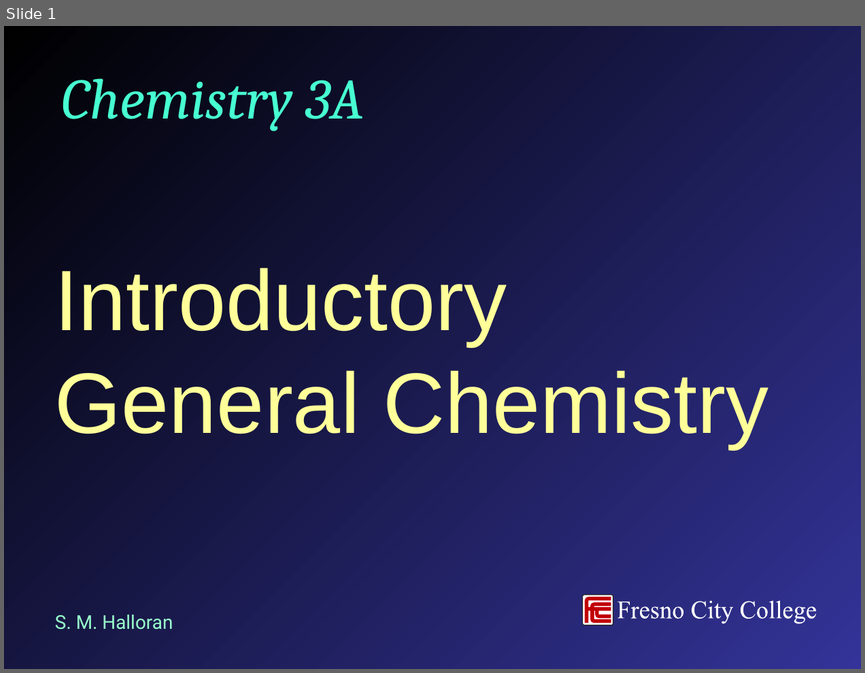
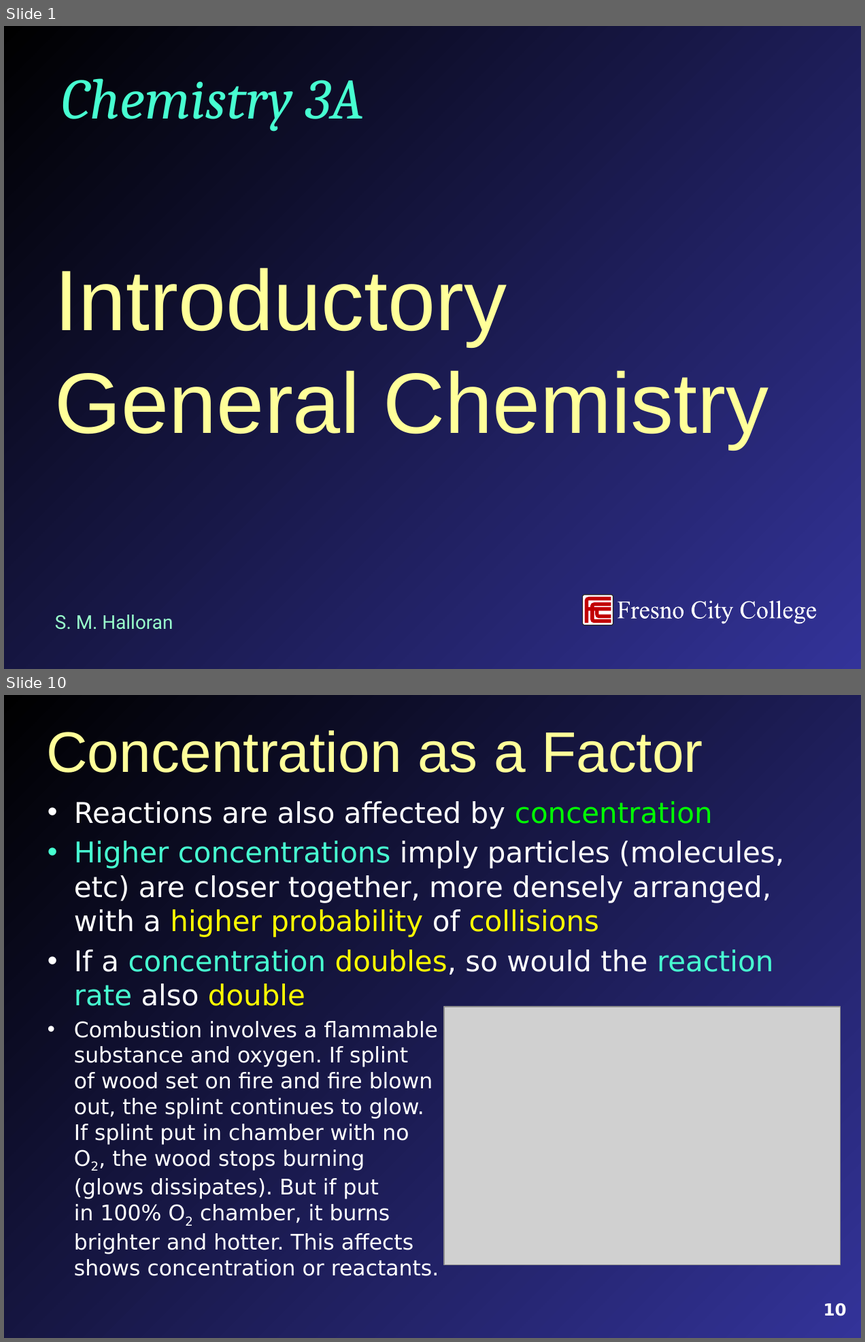
Before and after one commit to mavigozler/mavigozler.github.io, a slide deck: Teaching/Chemistry/Lecture Slides/FCC Chem 3A Chap 13 Content.pptx. Shown one above the other, each under a label of ours: slide 1 before the commit, slides 1 and 10 after it; the slides between them are not shown. The pictures are 865x673 and 865x1342 pixels, drawn with LibreOffice and Linux fonts; fonts in the diff are those of the drawing; grey boxes stand for pictures. Boxes give left, top, right and bottom in pixels: in the first picture for what was removed or moved away, otherwise in the second. Text is boxed around its words. In the diff, an @@ line names an element or a change of style, - is before the commit and + after.

```diff
--- a/Teaching/Chemistry/Lecture Slides/FCC Chem 3A Chap 13 Content.pptx
+++ b/Teaching/Chemistry/Lecture Slides/FCC Chem 3A Chap 13 Content.pptx
@@ slide 10 added at box(4, 695, 861, 1338), background gradient #000000 to #333399 @@
@@ title added at box(46, 730, 703, 773), 48 pt, text #FFFF99 @@
+Concentration as a Factor
@@ text added at box(74, 801, 784, 1276), 18 pt, text #FFFFFF @@
+• Reactions are also affected by concentration
+• Higher concentrations imply particles (molecules, etc) are closer together, more densely arranged, with a higher probability of collisions
+• If a concentration doubles, so would the reaction rate also double
+• Combustion involves a flammable
+  substance and oxygen. If splint
+  of wood set on fire and fire blown
+  out, the splint continues to glow.
+  If splint put in chamber with no
+  O2, the wood stops burning
+  (glows dissipates). But if put
+  in 100% O2 chamber, it burns
+  brighter and hotter. This affects
+  shows concentration or reactants.
@@ picture added at box(443, 1007, 839, 1265) @@
@@ page number added at box(823, 1303, 847, 1316), 14 pt, text #FFFFFF, bold @@
+10
```
Also in this commit, not shown: 13 slides changed, 15 other slides added, 6 slides removed, 8 other files.
